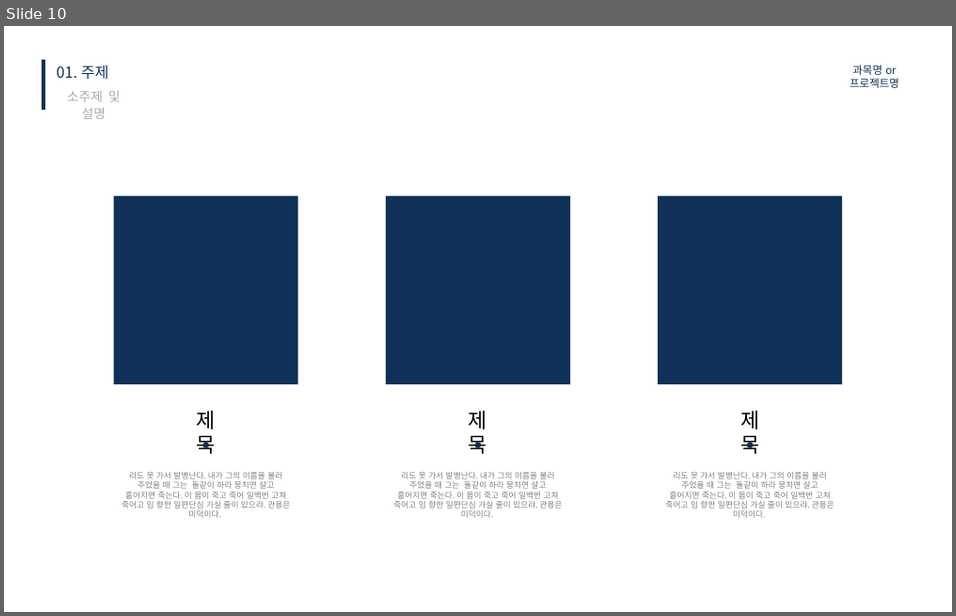
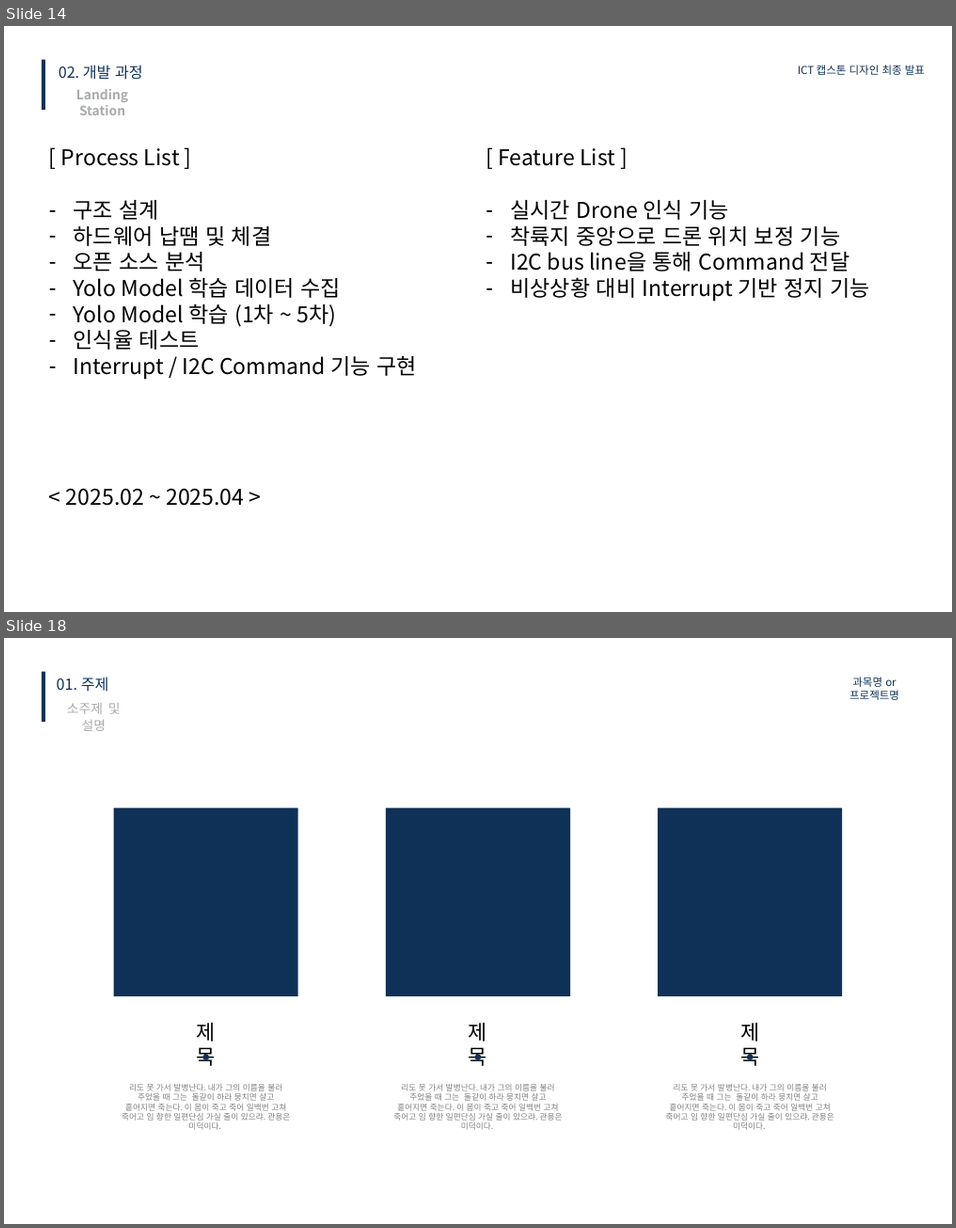
Before and after one commit to kimkyowon/Capstone_Design, a slide deck: 1.PrecisionLandingModule/1.ReasearchNote/FinalReport/캡스톤디자인 최종 발표 ICT융합학부 2018045323 김교원.pptx. Shown one above the other, each under a label of ours: slide 10 before the commit, slides 14 and 18 after it; the slides between them are not shown. The pictures are 956x616 and 956x1228 pixels, drawn with LibreOffice and Linux fonts; fonts in the diff are those of the drawing. Boxes give left, top, right and bottom in pixels: in the first picture for what was removed or moved away, otherwise in the second. Text is boxed around its words. In the diff, an @@ line names an element or a change of style, - is before the commit and + after.

```diff
--- a/1.PrecisionLandingModule/1.ReasearchNote/FinalReport/캡스톤디자인 최종 발표 ICT융합학부 2018045323 김교원.pptx
+++ b/1.PrecisionLandingModule/1.ReasearchNote/FinalReport/캡스톤디자인 최종 발표 ICT융합학부 2018045323 김교원.pptx
@@ slide 14 added at (x1=4, y1=26, x2=952, y2=612), background #FFFFFF @@
@@ rectangle added at (x1=42, y1=60, x2=45, y2=110), fill #0F3158 @@
@@ text added at (x1=59, y1=65, x2=143, y2=80), 14 pt, text #0F3158 @@
+02. 개발 과정
@@ text added at (x1=797, y1=65, x2=924, y2=75), 10 pt, text #0F3158 @@
+ICT 캡스톤 디자인 최종 발표
@@ text added at (x1=76, y1=89, x2=128, y2=115), 12 pt, text #A9AAAA, bold @@
+Landing Station
@@ text added at (x1=61, y1=148, x2=416, y2=505), 20 pt, text #000000 @@
+[ Process List ]
+– 구조 설계
+– 하드웨어 납땜 및 체결
+– 오픈 소스 분석
+– Yolo Model 학습 데이터 수집
+– Yolo Model 학습 (1차 ~ 5차)
+– 인식율 테스트
+– Interrupt / I2C Command 기능 구현
+< 2025.02 ~ 2025.04 >
@@ text added at (x1=498, y1=148, x2=869, y2=301), 20 pt, text #000000 @@
+[ Feature List ]
+– 실시간 Drone 인식 기능
+– 착륙지 중앙으로 드론 위치 보정 기능
+– I2C bus line을 통해 Command 전달
+– 비상상황 대비 Interrupt 기반 정지 기능
@@ what was slide 10 is now slide 18 @@
```
Also in this commit, not shown: 2 slides changed, 11 other slides added, 5 slides removed, 3 other files.
